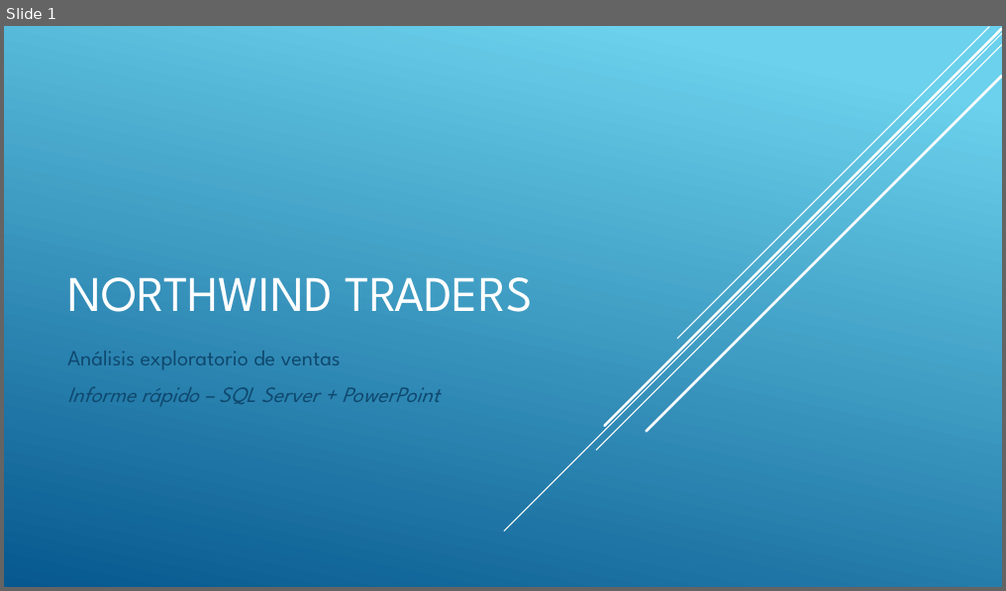
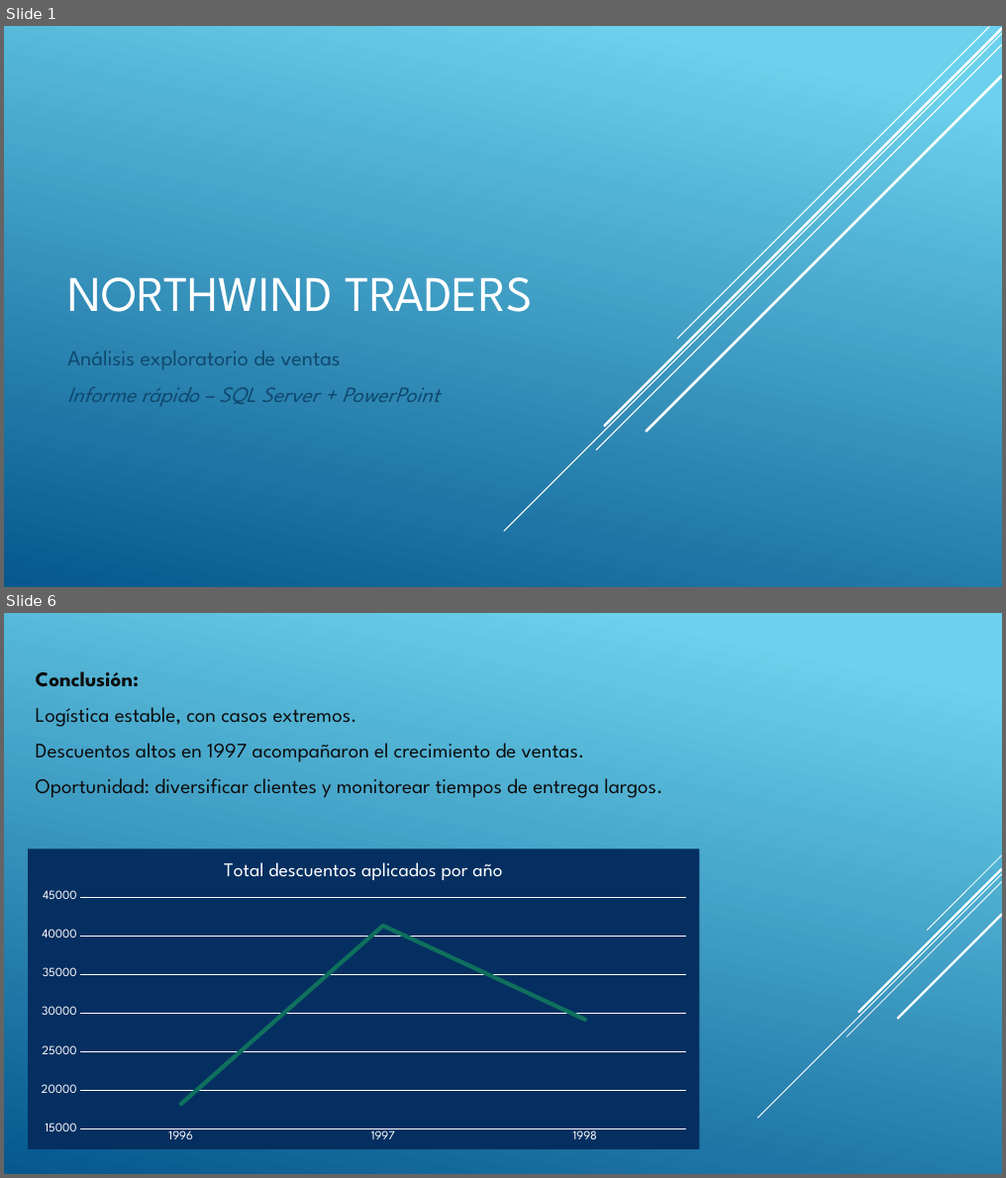
Before and after one commit to FedericoLami/NorthWind, a slide deck: Northwind traders.pptx. Shown one above the other, each under a label of ours: slide 1 before the commit, slides 1 and 6 after it; the slides between them are not shown. The pictures are 1006x591 and 1006x1178 pixels, drawn with LibreOffice and Linux fonts; fonts in the diff are those of the drawing. Boxes give left, top, right and bottom in pixels: in the first picture for what was removed or moved away, otherwise in the second. Text is boxed around its words. In the diff, an @@ line names an element or a change of style, - is before the commit and + after.

```diff
--- a/Northwind traders.pptx
+++ b/Northwind traders.pptx
@@ slide 6 added at [4, 613, 1002, 1174], background gradient #6ED2EB to #06588E @@
@@ text added at [36, 671, 662, 798], 20 pt, text #0D0D0D @@
+Conclusión:
+Logística estable, con casos extremos.
+Descuentos altos en 1997 acompañaron el crecimiento de ventas.
+Oportunidad: diversificar clientes y monitorear tiempos de entrega largos.
@@ line chart added at [28, 849, 699, 1150] @@
+title "Total descuentos aplicados por año "
+categories: 1996, 1997, 1998
+Series 1: 18200, 41300, 29100
@@ group added at [757, 856, 1002, 1118]: 5 lines @@
```
Also in this commit, not shown: 3 slides changed, 1 other slide added.
